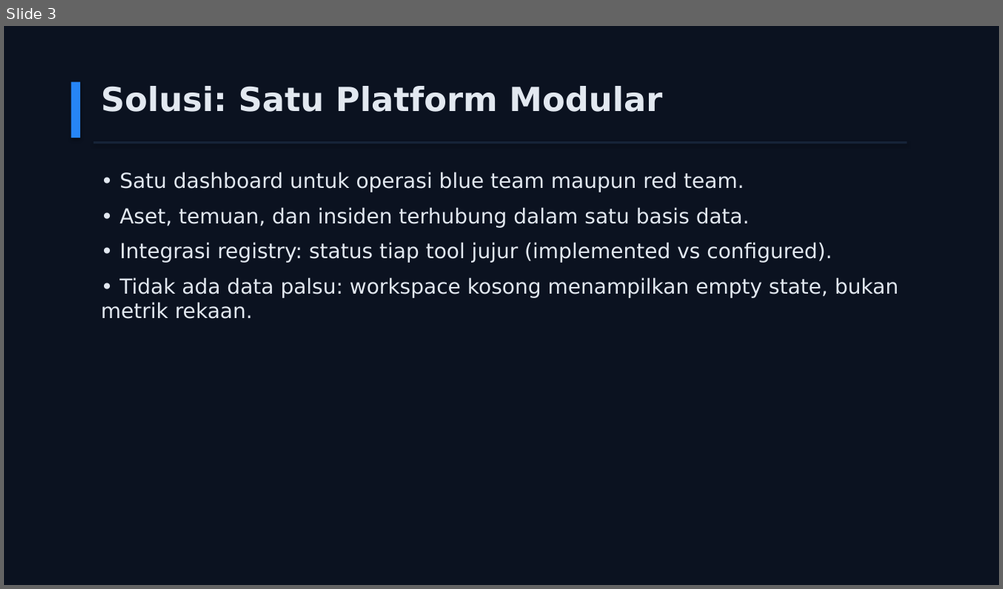
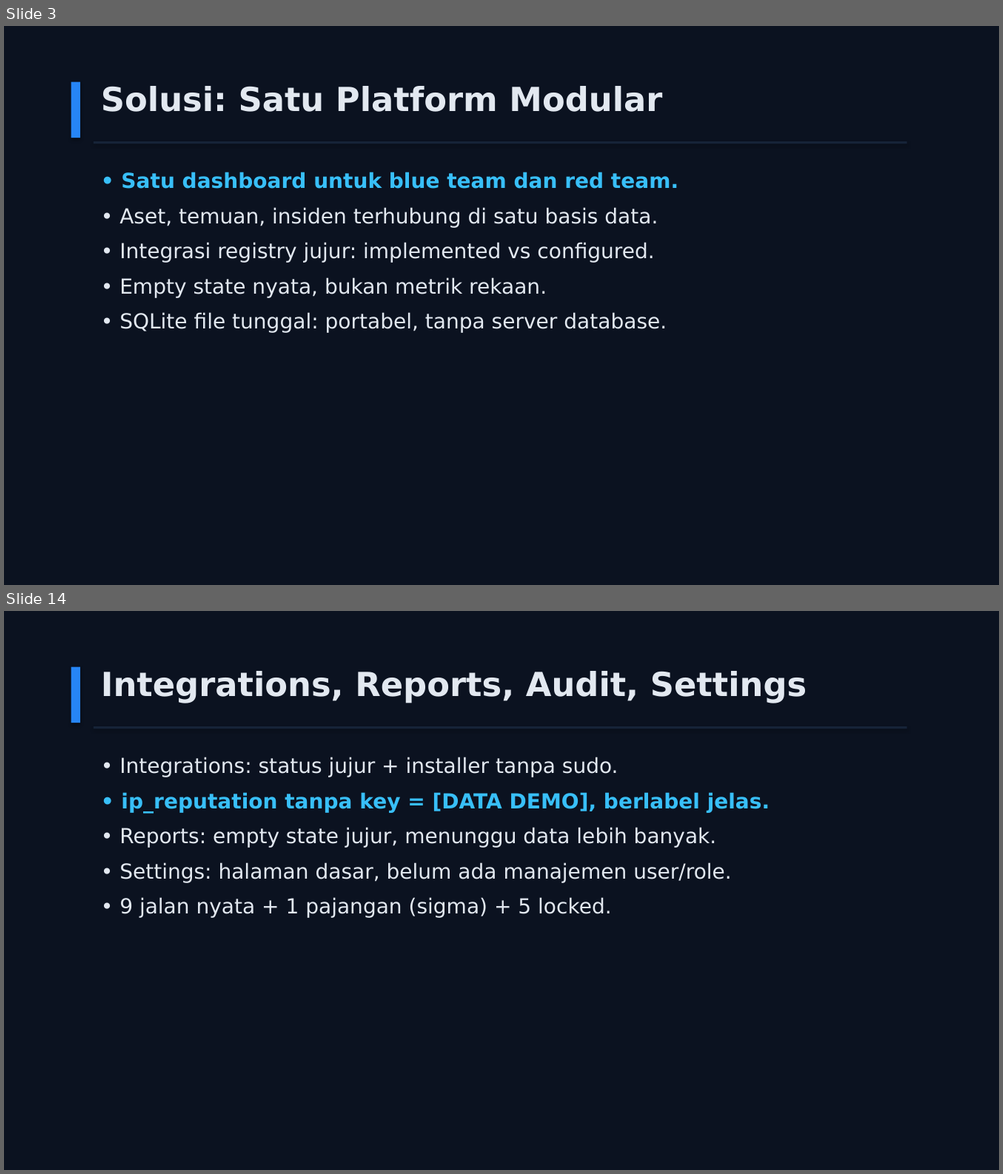
Before and after one commit to jejakmasgondrong/GARDA-CYBER, a slide deck: submission/GARDA-CYBER-slide-penjelasan.pptx. Shown one above the other, each under a label of ours: slide 3 before the commit, slides 3 and 14 after it; the slides between them are not shown. The pictures are 1003x589 and 1003x1174 pixels, drawn with LibreOffice and Linux fonts; fonts in the diff are those of the drawing. Boxes give left, top, right and bottom in pixels: in the first picture for what was removed or moved away, otherwise in the second. Text is boxed around its words. In the diff, an @@ line names an element or a change of style, - is before the commit and + after.

```diff
--- a/submission/GARDA-CYBER-slide-penjelasan.pptx
+++ b/submission/GARDA-CYBER-slide-penjelasan.pptx
@@ slide 14 added at <box>4,611,999,1170</box>, background #0B1220 @@
@@ rectangle added at <box>71,667,80,723</box>, fill #2685F6 @@
@@ text added at <box>101,671,806,703</box>, 32 pt, text #E2E8F0, bold @@
+Integrations, Reports, Audit, Settings
@@ rectangle added at <box>94,726,907,729</box>, fill #162338 @@
@@ text added at <box>119,757,769,918</box>, 20 pt, text #E2E8F0 @@
+• Integrations: status jujur + installer tanpa sudo.
+• ip_reputation tanpa key = [DATA DEMO], berlabel jelas.
+• Reports: empty state jujur, menunggu data lebih banyak.
+• Settings: halaman dasar, belum ada manajemen user/role.
+• 9 jalan nyata + 1 pajangan (sigma) + 5 locked.
@@ slide 3 changed as well @@
@@ text at <box>119,172,678,333</box>: text changed @@
-• Satu dashboard untuk operasi blue team maupun red team.
-• Aset, temuan, dan insiden terhubung dalam satu basis data.
-• Integrasi registry: status tiap tool jujur (implemented vs configured).
-• Tidak ada data palsu: workspace kosong menampilkan empty state, bukan metrik rekaan.
+• Satu dashboard untuk blue team dan red team.
+• Aset, temuan, insiden terhubung di satu basis data.
+• Integrasi registry jujur: implemented vs configured.
+• Empty state nyata, bukan metrik rekaan.
+• SQLite file tunggal: portabel, tanpa server database.
```
Also in this commit, not shown: 9 other slides changed, 9 other slides added, 1 slide removed, 1 other file.
